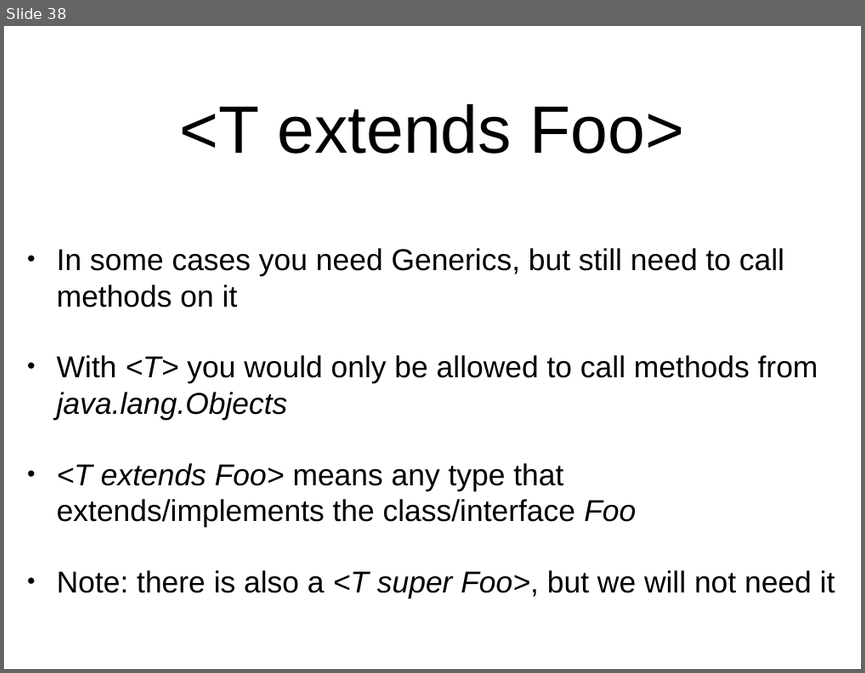
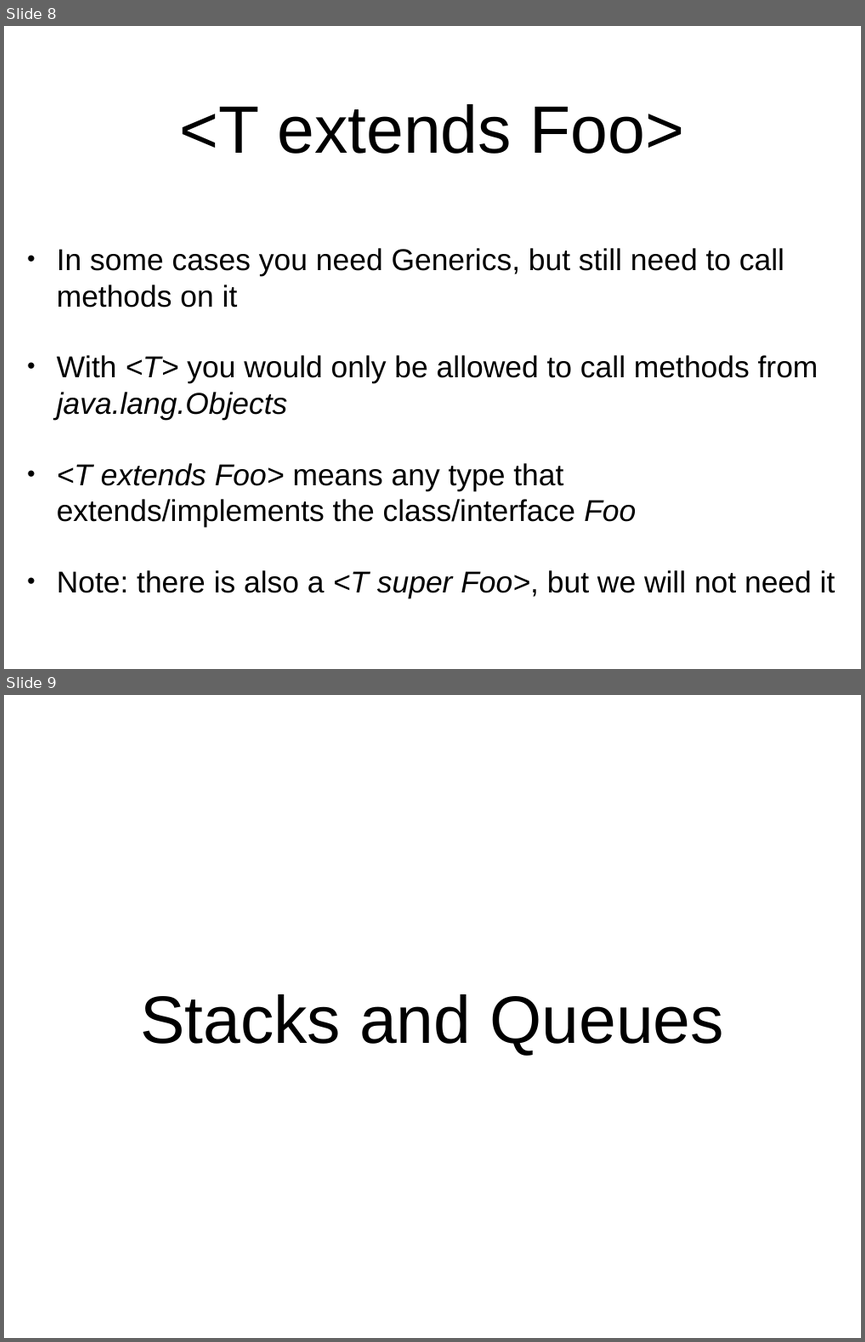
Before and after one commit to arcuri82/algorithms, a slide deck: docs/slides/02/02_stack_queue.pptx. Shown one above the other, each under a label of ours: slide 38 before the commit, slides 8 and 9 after it. The pictures are 865x673 and 865x1342 pixels, drawn with LibreOffice and Linux fonts; fonts in the diff are those of the drawing. Boxes give left, top, right and bottom in pixels: in the first picture for what was removed or moved away, otherwise in the second. Text is boxed around its words. In the diff, an @@ line names an element or a change of style, - is before the commit and + after.

```diff
--- a/docs/slides/02/02_stack_queue.pptx
+++ b/docs/slides/02/02_stack_queue.pptx
@@ slide 9 added at [4,695,861,1338], background #FFFFFF @@
@@ title added at [140,994,724,1055], 80 pt, text #000000 @@
+Stacks and Queues
@@ what was slide 38 is now slide 8 @@
```
Also in this commit, not shown: 4 slides changed, 6 other slides added, 3 other files.
